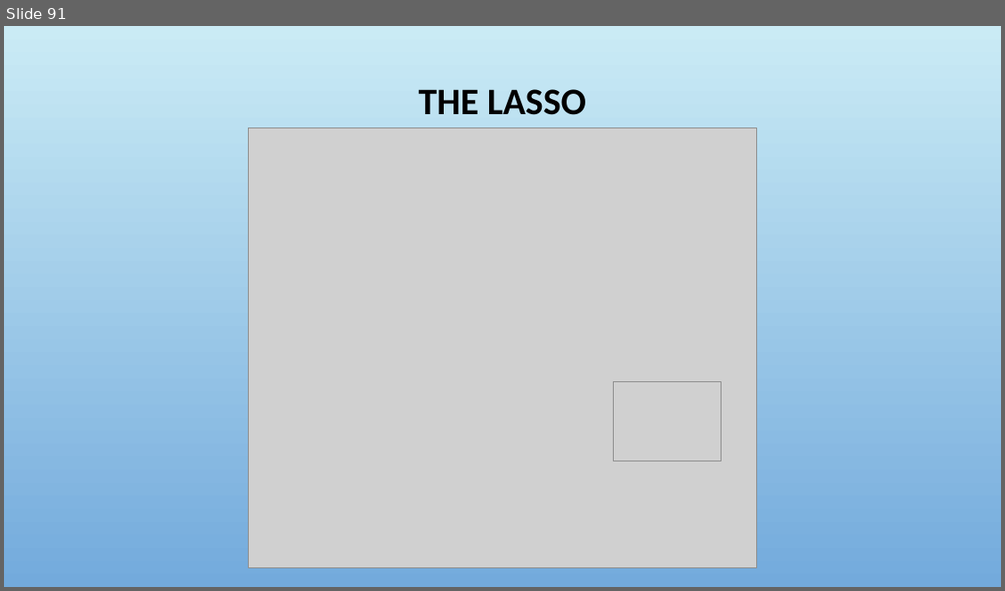
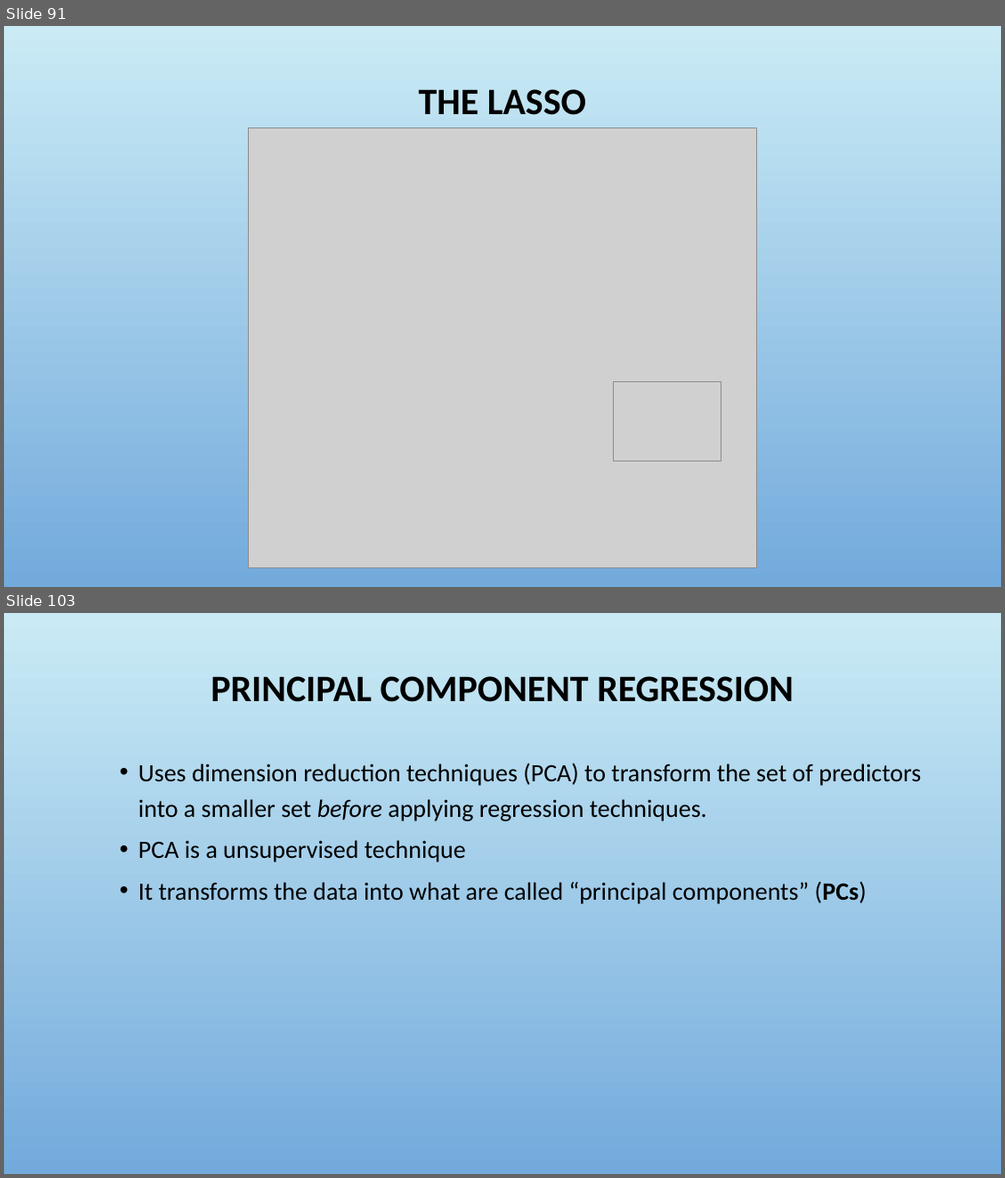
Before and after one commit to fredhutchio/intro-machine-learning, a slide deck: 3. Regression.pptx. Shown one above the other, each under a label of ours: slide 91 before the commit, slides 91 and 103 after it; the slides between them are not shown. The pictures are 1005x591 and 1005x1178 pixels, drawn with LibreOffice and Linux fonts; fonts in the diff are those of the drawing; grey boxes stand for pictures; background and template pictures are left out. Boxes give left, top, right and bottom in pixels: in the first picture for what was removed or moved away, otherwise in the second. Text is boxed around its words. In the diff, an @@ line names an element or a change of style, - is before the commit and + after.

Commit message:
Regression Update

```diff
--- a/3. Regression.pptx
+++ b/3. Regression.pptx
@@ slide 103 added at (x1=4, y1=613, x2=1001, y2=1174), background picture (left out) @@
@@ title added at (x1=210, y1=676, x2=793, y2=702), 36 pt, text #000000, bold @@
+PRINCIPAL COMPONENT REGRESSION
@@ text added at (x1=138, y1=763, x2=921, y2=904), 24 pt, text #000000 @@
+    • Uses dimension reduction techniques (PCA) to transform the set of predictors into a smaller set before applying regression techniques.
+    • PCA is a unsupervised technique
+    • It transforms the data into what are called “principal components” (PCs)
```
Also in this commit, not shown: 1 slide changed, 30 other slides added.
